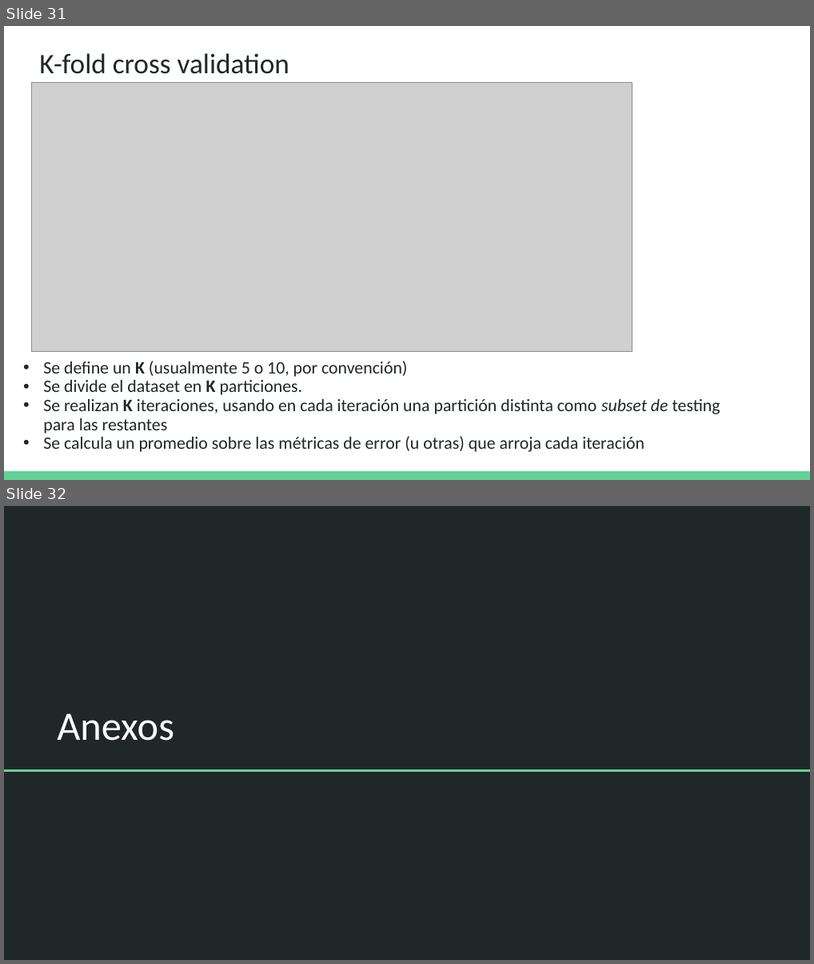
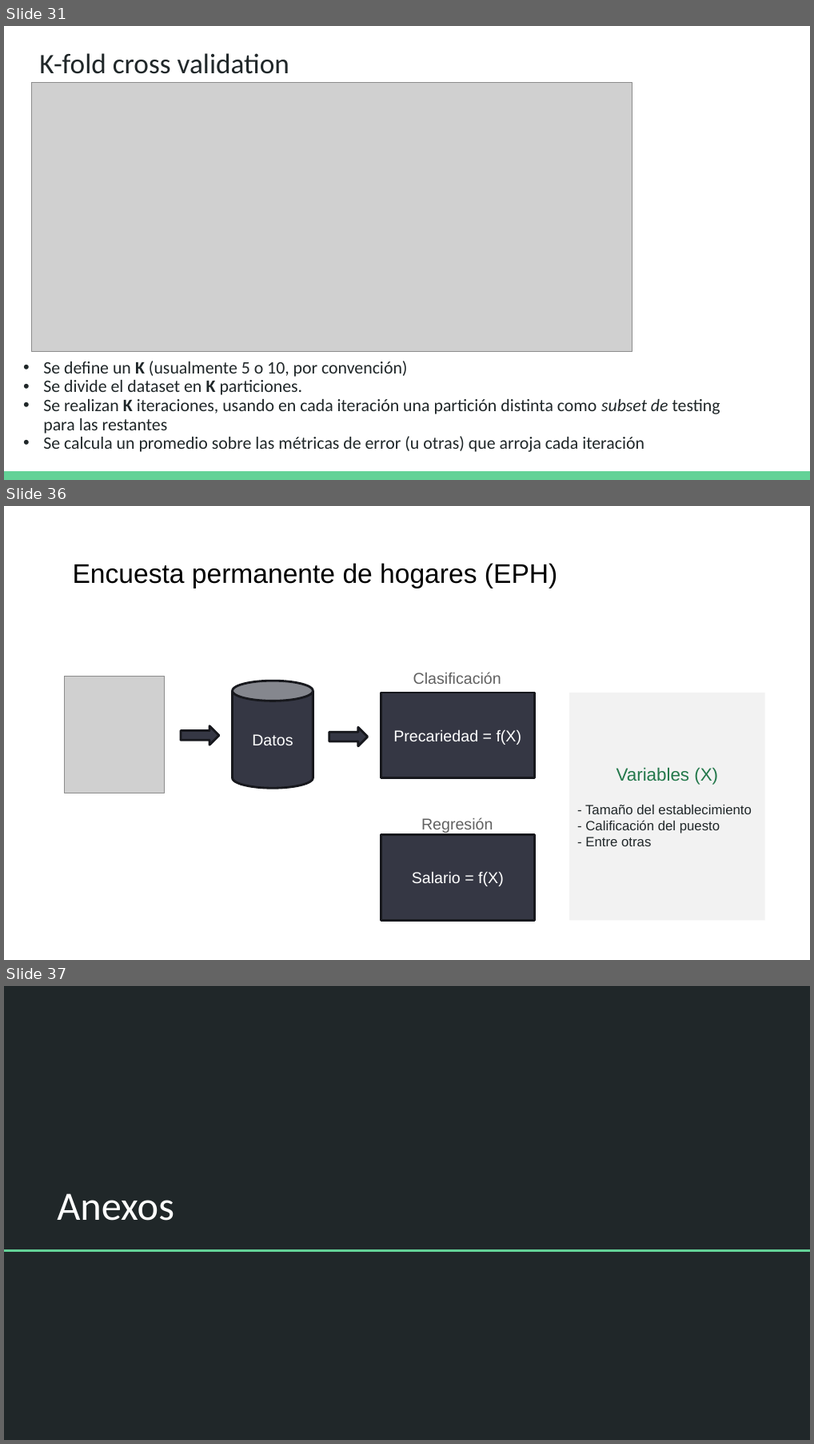
Before and after one commit to DCSCyHD/2023_modulo_3, a slide deck: clase4/teoricas_4a6.pptx. Shown one above the other, each under a label of ours: slides 31 and 32 before the commit, slides 31, 36 and 37 after it; the slides between them are not shown. The pictures are 814x964 and 814x1444 pixels, drawn with LibreOffice and Linux fonts; fonts in the diff are those of the drawing; grey boxes stand for pictures. Boxes give left, top, right and bottom in pixels: in the first picture for what was removed or moved away, otherwise in the second. Text is boxed around its words. In the diff, an @@ line names an element or a change of style, - is before the commit and + after.

```diff
--- a/clase4/teoricas_4a6.pptx
+++ b/clase4/teoricas_4a6.pptx
@@ slide 36 added at (4,506,810,960), background #FFFFFF @@
@@ text added at (73,563,558,588), 24 pt, text #000000 @@
+Encuesta permanente de hogares (EPH)
@@ text added at (414,672,502,684), 14 pt, text #616161 @@
+Clasificación
@@ picture added at (65,676,165,793) @@
@@ cylinder added at (232,680,313,788), fill #353744, outline #17181E 2 pt, 14 pt, text #FFFFFF @@
+Datos
@@ rectangle added at (382,692,534,778), fill #353744, outline #17181E 2 pt, 14 pt, text #FFFFFF @@
+Precariedad = f(X)
@@ rectangle added at (570,692,766,920), fill #F2F2F2, 12 pt, text #202729 @@
+Variables (X)
+- Tamaño del establecimiento
+- Calificación del puesto
+- Entre otras
@@ right arrow added at (181,726,218,744), fill #353744, outline #17181E 2 pt @@
@@ right arrow added at (330,727,368,745), fill #353744, outline #17181E 2 pt @@
@@ text added at (422,817,493,832), 14 pt, text #616161 @@
+Regresión
@@ rectangle added at (382,835,534,920), fill #353744, outline #17181E 2 pt, 14 pt, text #FFFFFF @@
+Salario = f(X)
@@ what was slide 32 is now slide 37 @@
```
Also in this commit, not shown: 4 other slides added, 1 other file.
